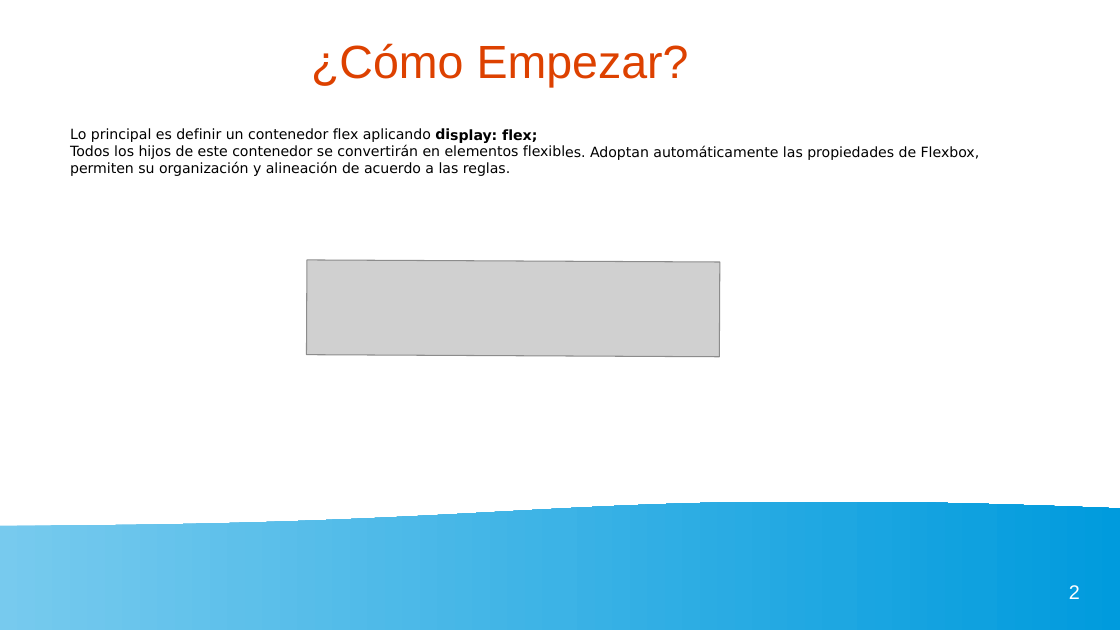
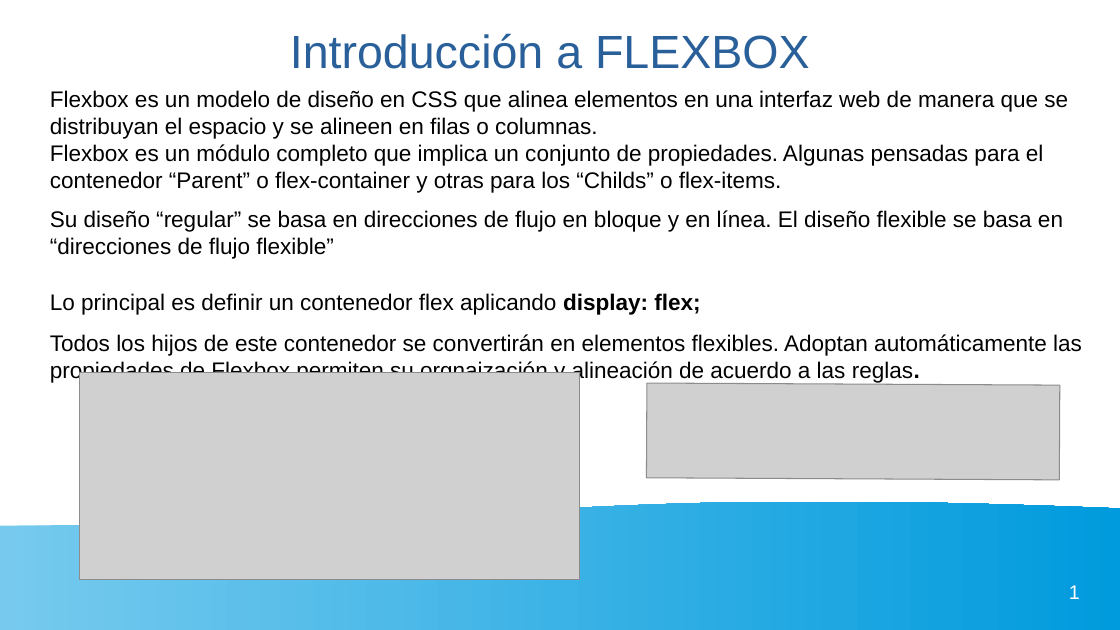
Before and after one commit to gaizkamg/HTML-CSS-Entregable, a slide deck: slide 1 of Presentacion/presentacion-flexbox.odp (slide 2 before the commit). Drawn at 1120x630 pixels with LibreOffice and Linux fonts; fonts in the diff are those of the drawing; grey boxes stand for pictures. Boxes give left, top, right and bottom in pixels: in the first picture for what was removed or moved away, otherwise in the second. Text is boxed around its words. In the diff, an @@ line names an element or a change of style, - is before the commit and + after.

```diff
--- a/Presentacion/presentacion-flexbox.odp
+++ b/Presentacion/presentacion-flexbox.odp
@@ title added at (290, 33, 809, 69), 33 pt, text #2A6099 @@
+Introducción a FLEXBOX
@@ title removed at (311, 43, 689, 87) @@
-¿Cómo Empezar?
@@ text "Flexbox es un modelo de ...": place and size @@
-text "Flexbox es un modelo de ..." at (70, 128, 980, 176)
+text "Flexbox es un modelo de ..." at (50, 90, 1082, 383)
@@ text at (50, 90, 1068, 259): paragraphs added @@
+Flexbox es un modelo de diseño en CSS que alinea elementos en una interfaz web de manera que se distribuyan el espacio y se alineen en filas o columnas.
+Flexbox es un módulo completo que implica un conjunto de propiedades. Algunas pensadas para el contenedor “Parent” o flex-container y otras para los “Childs” o flex-items.
+Su diseño “regular” se basa en direcciones de flujo en bloque y en línea. El diseño flexible se basa en “direcciones de flujo flexible”
@@ text at (50, 293, 700, 315): size 10 to 16 pt, font DejaVu Sans to Arial in "Lo principal es definir un contenedor flex ..."; more space between paragraphs @@
@@ text at (50, 334, 1082, 383): text changed; size 10 to 16 pt; font DejaVu Sans to Arial @@
-Todos los hijos de este contenedor se convertirán en elementos flexibles. Adoptan automáticamente las propiedades de Flexbox, permiten su organización y alineación de acuerdo a las reglas.
+Todos los hijos de este contenedor se convertirán en elementos flexibles. Adoptan automáticamente las propiedades de Flexbox,permiten su orgnaización y alineación de acuerdo a las reglas.
@@ picture added at (80, 372, 580, 579) @@
@@ picture: place and size @@
-picture at (307, 260, 720, 357)
+picture at (647, 383, 1060, 480)
@@ page number at (1069, 585, 1080, 599): text changed @@
-2
+1
```
Also in this commit, not shown: 3 other slides changed, 1 slide added, 1 slide removed.
